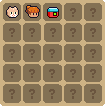
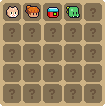
The second (105, 106) image is a revision of the first. Changes to its layers:
added layer "레이어 10" above "레이어 9" over bbox(66, 6, 80, 18)
